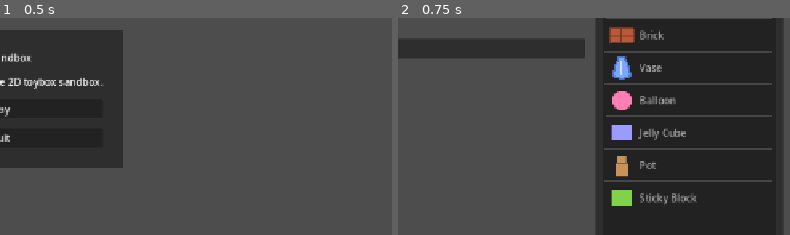
Above: before the commit, frames 1-2 (left to right).
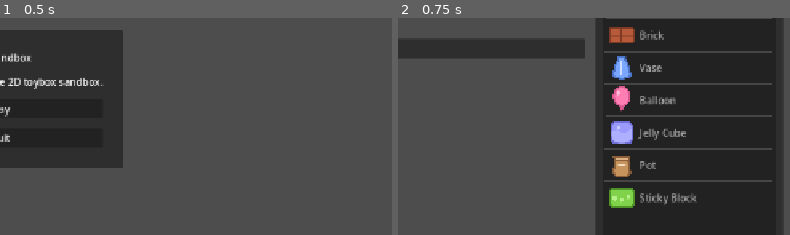
Above: after the commit, the same moments.

Repository: SoundBlaster/ToysSandbox
Game: Godot game, scene res://scenes/boot/Boot.tscn
The game is run twice, just before and just after one commit, with the same random seed, the same clock (stepped at 60 frames per second) and the same inputs.
Inputs:
- Up to frame 1 (0.5 s): no input
- Up to frame 2 (0.75 s): click "Play" at 0.5 s
The pictures show only the part of the screen within x 50-100%, y 31-81%; the shares and areas given below are measured in that part.

Frame 1 is identical in both runs. In frame 2, 1.1% of the frame differs, in the area x 53-61%, y 31-88%.

Commit message:
Implement P3-T2: complete remaining four toy assets and archetype feedback

Diff:
--- /dev/null
+++ b/assets/toys/icons/balloon_icon.svg
@@ -0,0 +1,6 @@
+<svg xmlns="http://www.w3.org/2000/svg" width="128" height="128" viewBox="0 0 128 128">
+  <ellipse cx="64" cy="48" rx="34" ry="40" fill="#ff7fb5" stroke="#d95a91" stroke-width="8"/>
+  <path d="M64 88l8 12-8 8-8-8z" fill="#d95a91"/>
+  <path d="M64 108c0 0-2 8 4 12" fill="none" stroke="#c04d81" stroke-width="4" stroke-linecap="round"/>
+  <circle cx="50" cy="34" r="8" fill="#ffd8ea" fill-opacity="0.72"/>
+</svg>
--- /dev/null
+++ b/assets/toys/icons/jelly_cube_icon.svg
@@ -0,0 +1,5 @@
+<svg xmlns="http://www.w3.org/2000/svg" width="128" height="128" viewBox="0 0 128 128">
+  <rect x="20" y="20" width="88" height="88" rx="18" ry="18" fill="#9b9bff" stroke="#6e6ed4" stroke-width="8"/>
+  <path d="M28 58c10-8 20-8 30 0s20 8 30 0 20-8 20-8v22c0 20-16 36-36 36H56c-20 0-36-16-36-36V58z" fill="#c8c8ff" fill-opacity="0.45"/>
+  <circle cx="50" cy="42" r="8" fill="#dfdfff" fill-opacity="0.7"/>
+</svg>
--- /dev/null
+++ b/assets/toys/icons/pot_icon.svg
@@ -0,0 +1,5 @@
+<svg xmlns="http://www.w3.org/2000/svg" width="128" height="128" viewBox="0 0 128 128">
+  <path d="M30 28h68l-6 16H36z" fill="#ddb183" stroke="#8b5f39" stroke-width="8" stroke-linejoin="round"/>
+  <path d="M36 44h56l8 52-12 16H40L28 96z" fill="#c7935d" stroke="#8b5f39" stroke-width="8" stroke-linejoin="round"/>
+  <path d="M44 60c8 4 32 4 40 0" fill="none" stroke="#f2dcc1" stroke-width="5" stroke-linecap="round"/>
+</svg>
--- /dev/null
+++ b/assets/toys/icons/sticky_block_icon.svg
@@ -0,0 +1,6 @@
+<svg xmlns="http://www.w3.org/2000/svg" width="128" height="128" viewBox="0 0 128 128">
+  <rect x="12" y="28" width="104" height="72" rx="12" ry="12" fill="#7fd24a" stroke="#4e9228" stroke-width="8"/>
+  <circle cx="34" cy="66" r="10" fill="#b4ef89"/>
+  <circle cx="64" cy="74" r="8" fill="#b4ef89"/>
+  <circle cx="92" cy="60" r="9" fill="#b4ef89"/>
+</svg>
--- /dev/null
+++ b/assets/toys/world/balloon_world.svg
@@ -0,0 +1,6 @@
+<svg xmlns="http://www.w3.org/2000/svg" width="256" height="320" viewBox="0 0 256 320">
+  <ellipse cx="128" cy="112" rx="92" ry="104" fill="#ff7fb5" stroke="#d95a91" stroke-width="12"/>
+  <path d="M128 214l16 24-16 16-16-16z" fill="#d95a91"/>
+  <path d="M128 254c0 0-8 26 10 42" fill="none" stroke="#c04d81" stroke-width="8" stroke-linecap="round"/>
+  <circle cx="90" cy="72" r="22" fill="#ffd8ea" fill-opacity="0.75"/>
+</svg>
--- /dev/null
+++ b/assets/toys/world/jelly_cube_world.svg
@@ -0,0 +1,5 @@
+<svg xmlns="http://www.w3.org/2000/svg" width="256" height="256" viewBox="0 0 256 256">
+  <rect x="22" y="22" width="212" height="212" rx="40" ry="40" fill="#9b9bff" stroke="#6e6ed4" stroke-width="12"/>
+  <path d="M34 116c18-14 40-14 58 0s40 14 58 0 40-14 58-14v48c0 46-38 84-84 84h-32c-46 0-84-38-84-84v-34z" fill="#d8d8ff" fill-opacity="0.45"/>
+  <circle cx="94" cy="84" r="16" fill="#ececff" fill-opacity="0.72"/>
+</svg>
--- /dev/null
+++ b/assets/toys/world/pot_world.svg
@@ -0,0 +1,6 @@
+<svg xmlns="http://www.w3.org/2000/svg" width="256" height="320" viewBox="0 0 256 320">
+  <path d="M54 56h148l-12 32H66z" fill="#ddb183" stroke="#8b5f39" stroke-width="12" stroke-linejoin="round"/>
+  <path d="M66 88h124l20 150-26 46H72l-26-46z" fill="#c7935d" stroke="#8b5f39" stroke-width="12" stroke-linejoin="round"/>
+  <path d="M88 134c20 10 60 10 80 0" fill="none" stroke="#f2dcc1" stroke-width="10" stroke-linecap="round"/>
+  <path d="M84 172c18 8 70 8 88 0" fill="none" stroke="#f2dcc1" stroke-width="8" stroke-linecap="round" opacity="0.85"/>
+</svg>
--- /dev/null
+++ b/assets/toys/world/sticky_block_world.svg
@@ -0,0 +1,7 @@
+<svg xmlns="http://www.w3.org/2000/svg" width="320" height="224" viewBox="0 0 320 224">
+  <rect x="14" y="26" width="292" height="172" rx="24" ry="24" fill="#7fd24a" stroke="#4e9228" stroke-width="12"/>
+  <ellipse cx="92" cy="126" rx="32" ry="24" fill="#b4ef89"/>
+  <ellipse cx="160" cy="144" rx="28" ry="20" fill="#b4ef89"/>
+  <ellipse cx="236" cy="112" rx="30" ry="22" fill="#b4ef89"/>
+  <path d="M118 62c24 10 60 10 84 0" fill="none" stroke="#d8f8bc" stroke-width="8" stroke-linecap="round"/>
+</svg>
--- a/scripts/autoload/ToyCatalog.gd
+++ b/scripts/autoload/ToyCatalog.gd
@@ -121,8 +121,8 @@
 		"archetype": &"air",
 		"scale_preset": &"large",
 		"shape": &"circle",
-		"icon_texture": "",
-		"world_texture": "",
+		"icon_texture": "res://assets/toys/icons/balloon_icon.svg",
+		"world_texture": "res://assets/toys/world/balloon_world.svg",
 		"color": Color("ff7fb5"),
 	},
 	&"jelly_cube": {
@@ -131,8 +131,8 @@
 		"archetype": &"deformable",
 		"scale_preset": &"medium",
 		"shape": &"rectangle",
-		"icon_texture": "",
-		"world_texture": "",
+		"icon_texture": "res://assets/toys/icons/jelly_cube_icon.svg",
+		"world_texture": "res://assets/toys/world/jelly_cube_world.svg",
 		"color": Color("9b9bff"),
 	},
 	&"pot": {
@@ -141,8 +141,8 @@
 		"archetype": &"metal",
 		"scale_preset": &"medium",
 		"shape": &"vase",
-		"icon_texture": "",
-		"world_texture": "",
+		"icon_texture": "res://assets/toys/icons/pot_icon.svg",
+		"world_texture": "res://assets/toys/world/pot_world.svg",
 		"color": Color("c7935d"),
 	},
 	&"sticky_block": {
@@ -151,8 +151,8 @@
 		"archetype": &"sticky",
 		"scale_preset": &"wide",
 		"shape": &"rectangle",
-		"icon_texture": "",
-		"world_texture": "",
+		"icon_texture": "res://assets/toys/icons/sticky_block_icon.svg",
+		"world_texture": "res://assets/toys/world/sticky_block_world.svg",
 		"color": Color("7fd24a"),
 	},
 }
--- a/scripts/game/ToyInstance.gd
+++ b/scripts/game/ToyInstance.gd
@@ -272,12 +272,42 @@
 				world_sprite.scale = canonical_scale * Vector2(1.12, 0.86)
 				var squash_tween := create_tween()
 				squash_tween.tween_property(world_sprite, "scale", canonical_scale, 0.14)
-		&"heavy", &"metal":
+		&"heavy":
 			_play_feedback_flash(Color(1.15, 1.08, 0.9), 0.14)
 			name_label.modulate = Color(1.0, 0.92, 0.72)
 			var base_label_modulate := _get_name_label_base_modulate()
 			var rigid_tween := create_tween()
 			rigid_tween.tween_property(name_label, "modulate", base_label_modulate, 0.14)
+		&"metal":
+			_play_feedback_flash(Color(1.08, 1.12, 1.18), 0.14)
+			name_label.modulate = Color(0.9, 0.98, 1.0)
+			if tool == &"smash":
+				angular_velocity += 4.2
+			else:
+				angular_velocity += 1.8
+			var base_label_modulate := _get_name_label_base_modulate()
+			var metal_tween := create_tween()
+			metal_tween.tween_property(name_label, "modulate", base_label_modulate, 0.18)
+		&"air":
+			_play_feedback_flash(Color(1.2, 0.96, 1.1), 0.2)
+			if tool == &"fan":
+				linear_velocity += Vector2(0.0, -120.0)
+			else:
+				linear_velocity += Vector2(0.0, -60.0)
+			if world_sprite.visible:
+				var canonical_scale := _get_canonical_world_sprite_scale()
+				world_sprite.scale = canonical_scale * Vector2(1.06, 0.92)
+				var drift_tween := create_tween()
+				drift_tween.tween_property(world_sprite, "scale", canonical_scale, 0.2)
+		&"sticky":
+			_play_feedback_flash(Color(0.9, 1.12, 0.84), 0.22)
+			linear_velocity *= 0.72
+			angular_velocity *= 0.4
+			if world_sprite.visible:
+				var canonical_scale := _get_canonical_world_sprite_scale()
+				world_sprite.scale = canonical_scale * Vector2(0.92, 1.08)
+				var peel_tween := create_tween()
+				peel_tween.tween_property(world_sprite, "scale", canonical_scale, 0.24)
 		_:
 			_play_feedback_flash(Color(1.08, 1.08, 1.08), 0.12)
 
Not shown, added: SPECS/INPROGRESS/P3-T2_Validation_Report.md
